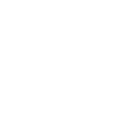
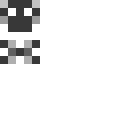
Before/after of a 128x128 layered artwork. What changed in the layer stack:
painted on "bg" over bbox(0, 0, 40, 64)
